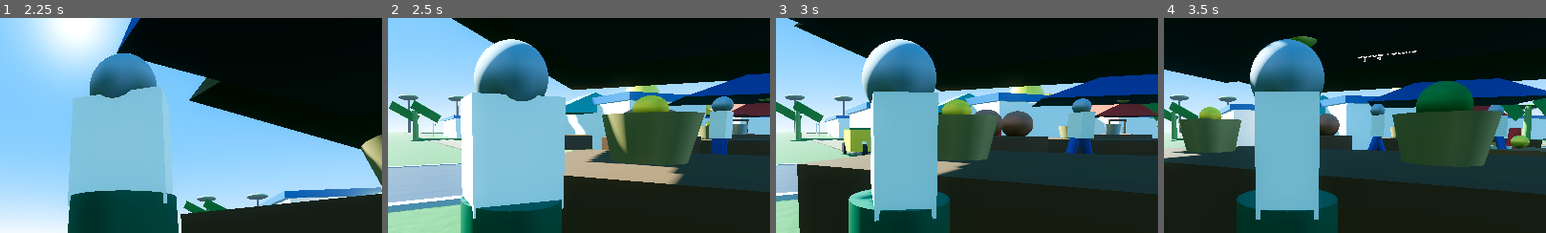
Above: before the commit, frames 1-4 (left to right).
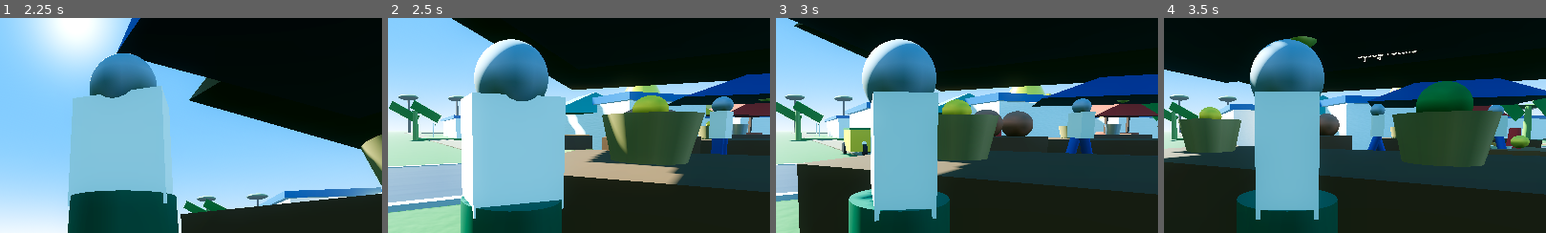
Above: after the commit, the same moments.

Repository: sudohlaingwin/gta-open-world
Game: Godot game, scene res://scenes/main_menu.tscn
The game is run twice, just before and just after one commit, with the same random seed, the same clock (stepped at 60 frames per second) and the same inputs.
Inputs (mouse positions are % of the whole screen's width and height, from its top left):
- Up to frame 1 (2.25 s): click "🎮 အသစ်စတင်မည် (New Game)" at 0.5 s; drag from (12, 82) to (60, 28) at 1.27 s; drag from (30, 55) to (45, 70) at 2.02 s
- Up to frame 2 (2.5 s): no input
- Up to frame 3 (3 s): move the mouse to (60, 28) at 2.77 s; hold Right (ui_right) from 2.78 s (still down); hold Ctrl from 2.78 s (still down)
- Up to frame 4 (3.5 s): keep holding Right (ui_right); keep holding Ctrl
The pictures show only the part of the screen within x 34-84%, y 17-67%; the shares and areas given below are measured in that part.

Frame 1 is identical in both runs. In frame 2, 0.1% of the frame differs, in the area x 90-98%, y 46-55%; in frame 3, 0.3%, in the area x 83-95%, y 46-55%; in frame 4, nothing differs.

Commit message:
feat(slice-160): royal war elephant (6.8m) & village communal well (5.7m) scaling overhaul

Diff:
--- a/scenes/myanmar_elephant.tscn
+++ b/scenes/myanmar_elephant.tscn
@@ -3,33 +3,33 @@
 [ext_resource type="Script" path="res://scripts/elephant_controller.gd" id="1_elephant"]
 
 [sub_resource type="BoxShape3D" id="BoxShape3D_elephant"]
-size = Vector3(2.8, 4.2, 5.2)
+size = Vector3(3.6, 5.4, 6.8)
 
 [sub_resource type="BoxMesh" id="BoxMesh_body"]
-size = Vector3(2.6, 2.8, 4.2)
+size = Vector3(3.4, 3.6, 5.5)
 
 [sub_resource type="StandardMaterial3D" id="StandardMaterial3D_elephant_skin"]
 albedo_color = Color(0.38, 0.38, 0.40, 1)
 roughness = 0.9
 
 [sub_resource type="BoxMesh" id="BoxMesh_head"]
-size = Vector3(1.8, 1.8, 1.8)
+size = Vector3(2.4, 2.4, 2.4)
 
 [sub_resource type="CylinderMesh" id="CylinderMesh_trunk"]
-top_radius = 0.26
-bottom_radius = 0.14
-height = 2.4
+top_radius = 0.35
+bottom_radius = 0.18
+height = 3.2
 
 [sub_resource type="CylinderMesh" id="CylinderMesh_tusk"]
-top_radius = 0.11
-bottom_radius = 0.03
-height = 1.6
+top_radius = 0.15
+bottom_radius = 0.04
+height = 2.2
 
 [sub_resource type="StandardMaterial3D" id="StandardMaterial3D_ivory"]
 albedo_color = Color(0.95, 0.94, 0.88, 1)
 
 [sub_resource type="BoxMesh" id="BoxMesh_howdah"]
-size = Vector3(2.2, 1.1, 2.2)
+size = Vector3(2.8, 1.45, 2.8)
 
 [sub_resource type="StandardMaterial3D" id="StandardMaterial3D_gold_howdah"]
 albedo_color = Color(0.9, 0.72, 0.15, 1)
@@ -37,55 +37,55 @@
 roughness = 0.3
 
 [sub_resource type="BoxShape3D" id="BoxShape3D_interact"]
-size = Vector3(5.2, 4.5, 6.2)
+size = Vector3(6.8, 5.8, 8.0)
 
 [node name="MyanmarElephant" type="CharacterBody3D"]
 script = ExtResource("1_elephant")
 
 [node name="CollisionShape3D" type="CollisionShape3D" parent="."]
-transform = Transform3D(1, 0, 0, 0, 1, 0, 0, 0, 1, 0, 2.1, 0)
+transform = Transform3D(1, 0, 0, 0, 1, 0, 0, 0, 1, 0, 2.7, 0)
 shape = SubResource("BoxShape3D_elephant")
 
 [node name="VisualMesh" type="Node3D" parent="."]
 
 [node name="Body" type="MeshInstance3D" parent="VisualMesh"]
-transform = Transform3D(1, 0, 0, 0, 1, 0, 0, 0, 1, 0, 2.1, 0)
+transform = Transform3D(1, 0, 0, 0, 1, 0, 0, 0, 1, 0, 2.7, 0)
 mesh = SubResource("BoxMesh_body")
 surface_material_override/0 = SubResource("StandardMaterial3D_elephant_skin")
 
 [node name="Head" type="MeshInstance3D" parent="VisualMesh"]
-transform = Transform3D(1, 0, 0, 0, 1, 0, 0, 0, 1, 0, 2.9, -2.4)
+transform = Transform3D(1, 0, 0, 0, 1, 0, 0, 0, 1, 0, 3.8, -3.1)
 mesh = SubResource("BoxMesh_head")
 surface_material_override/0 = SubResource("StandardMaterial3D_elephant_skin")
 
 [node name="Trunk" type="Node3D" parent="VisualMesh"]
-transform = Transform3D(1, 0, 0, 0, 1, 0, 0, 0, 1, 0, 2.4, -3.2)
+transform = Transform3D(1, 0, 0, 0, 1, 0, 0, 0, 1, 0, 3.1, -4.1)
 
 [node name="MeshInstance3D" type="MeshInstance3D" parent="VisualMesh/Trunk"]
-transform = Transform3D(1, 0, 0, 0, 0.866025, 0.5, 0, -0.5, 0.866025, 0, -1.0, -0.3)
+transform = Transform3D(1, 0, 0, 0, 0.866025, 0.5, 0, -0.5, 0.866025, 0, -1.3, -0.4)
 mesh = SubResource("CylinderMesh_trunk")
 surface_material_override/0 = SubResource("StandardMaterial3D_elephant_skin")
 
 [node name="TuskL" type="MeshInstance3D" parent="VisualMesh"]
-transform = Transform3D(1, 0, 0, 0, 0.5, 0.866025, 0, -0.866025, 0.5, -0.6, 2.1, -2.9)
+transform = Transform3D(1, 0, 0, 0, 0.5, 0.866025, 0, -0.866025, 0.5, -0.8, 2.7, -3.8)
 mesh = SubResource("CylinderMesh_tusk")
 surface_material_override/0 = SubResource("StandardMaterial3D_ivory")
 
 [node name="TuskR" type="MeshInstance3D" parent="VisualMesh"]
-transform = Transform3D(1, 0, 0, 0, 0.5, 0.866025, 0, -0.866025, 0.5, 0.6, 2.1, -2.9)
+transform = Transform3D(1, 0, 0, 0, 0.5, 0.866025, 0, -0.866025, 0.5, 0.8, 2.7, -3.8)
 mesh = SubResource("CylinderMesh_tusk")
 surface_material_override/0 = SubResource("StandardMaterial3D_ivory")
 
 [node name="Howdah" type="MeshInstance3D" parent="VisualMesh"]
-transform = Transform3D(1, 0, 0, 0, 1, 0, 0, 0, 1, 0, 3.8, 0)
+transform = Transform3D(1, 0, 0, 0, 1, 0, 0, 0, 1, 0, 4.9, 0)
 mesh = SubResource("BoxMesh_howdah")
 surface_material_override/0 = SubResource("StandardMaterial3D_gold_howdah")
 
 [node name="HowdahSeat" type="Marker3D" parent="."]
-transform = Transform3D(1, 0, 0, 0, 1, 0, 0, 0, 1, 0, 4.1, 0)
+transform = Transform3D(1, 0, 0, 0, 1, 0, 0, 0, 1, 0, 5.3, 0)
 
 [node name="InteractionArea" type="Area3D" parent="."]
 
 [node name="CollisionShape3D" type="CollisionShape3D" parent="InteractionArea"]
-transform = Transform3D(1, 0, 0, 0, 1, 0, 0, 0, 1, 0, 2.1, 0)
+transform = Transform3D(1, 0, 0, 0, 1, 0, 0, 0, 1, 0, 2.7, 0)
 shape = SubResource("BoxShape3D_interact")
--- a/scenes/village_well.tscn
+++ b/scenes/village_well.tscn
@@ -1,65 +1,66 @@
 [gd_scene load_steps=9 format=3]
 
 [sub_resource type="CylinderShape3D" id="CylinderShape3D_well"]
-height = 3.8
-radius = 2.0
+height = 5.2
+radius = 2.8
 
 [sub_resource type="CylinderMesh" id="CylinderMesh_wall"]
-top_radius = 1.9
-bottom_radius = 2.0
-height = 1.2
+top_radius = 2.7
+bottom_radius = 2.85
+height = 1.45
 
 [sub_resource type="StandardMaterial3D" id="StandardMaterial3D_brick"]
 albedo_color = Color(0.65, 0.28, 0.18, 1)
 roughness = 0.9
 
 [sub_resource type="CylinderMesh" id="CylinderMesh_water"]
-top_radius = 1.6
-bottom_radius = 1.6
-height = 0.15
+top_radius = 2.35
+bottom_radius = 2.35
+height = 0.2
 
 [sub_resource type="StandardMaterial3D" id="StandardMaterial3D_water"]
 albedo_color = Color(0.1, 0.4, 0.65, 0.85)
 roughness = 0.1
 
 [sub_resource type="BoxMesh" id="BoxMesh_post"]
-size = Vector3(0.22, 3.4, 0.22)
+size = Vector3(0.32, 4.8, 0.32)
 
 [sub_resource type="StandardMaterial3D" id="StandardMaterial3D_post_wood"]
 albedo_color = Color(0.35, 0.22, 0.12, 1)
+roughness = 0.85
 
 [sub_resource type="BoxMesh" id="BoxMesh_cross"]
-size = Vector3(3.8, 0.22, 0.22)
+size = Vector3(5.6, 0.32, 0.32)
 
 [node name="VillageWell" type="StaticBody3D"]
 
 [node name="CollisionShape3D" type="CollisionShape3D" parent="."]
-transform = Transform3D(1, 0, 0, 0, 1, 0, 0, 0, 1, 0, 1.9, 0)
+transform = Transform3D(1, 0, 0, 0, 1, 0, 0, 0, 1, 0, 2.6, 0)
 shape = SubResource("CylinderShape3D_well")
 
 [node name="VisualMesh" type="Node3D" parent="."]
 
 [node name="Wall" type="MeshInstance3D" parent="VisualMesh"]
-transform = Transform3D(1, 0, 0, 0, 1, 0, 0, 0, 1, 0, 0.6, 0)
+transform = Transform3D(1, 0, 0, 0, 1, 0, 0, 0, 1, 0, 0.72, 0)
 mesh = SubResource("CylinderMesh_wall")
 surface_material_override/0 = SubResource("StandardMaterial3D_brick")
 
 [node name="Water" type="MeshInstance3D" parent="VisualMesh"]
-transform = Transform3D(1, 0, 0, 0, 1, 0, 0, 0, 1, 0, 0.55, 0)
+transform = Transform3D(1, 0, 0, 0, 1, 0, 0, 0, 1, 0, 0.68, 0)
 mesh = SubResource("CylinderMesh_water")
 surface_material_override/0 = SubResource("StandardMaterial3D_water")
 
 [node name="PostL" type="MeshInstance3D" parent="VisualMesh"]
-transform = Transform3D(1, 0, 0, 0, 1, 0, 0, 0, 1, -1.8, 1.7, 0)
+transform = Transform3D(1, 0, 0, 0, 1, 0, 0, 0, 1, -2.55, 2.4, 0)
 mesh = SubResource("BoxMesh_post")
 surface_material_override/0 = SubResource("StandardMaterial3D_post_wood")
 
 [node name="PostR" type="MeshInstance3D" parent="VisualMesh"]
-transform = Transform3D(1, 0, 0, 0, 1, 0, 0, 0, 1, 1.8, 1.7, 0)
+transform = Transform3D(1, 0, 0, 0, 1, 0, 0, 0, 1, 2.55, 2.4, 0)
 mesh = SubResource("BoxMesh_post")
 surface_material_override/0 = SubResource("StandardMaterial3D_post_wood")
 
 [node name="CrossBeam" type="MeshInstance3D" parent="VisualMesh"]
-transform = Transform3D(1, 0, 0, 0, 1, 0, 0, 0, 1, 0, 3.3, 0)
+transform = Transform3D(1, 0, 0, 0, 1, 0, 0, 0, 1, 0, 4.65, 0)
 mesh = SubResource("BoxMesh_cross")
 surface_material_override/0 = SubResource("StandardMaterial3D_post_wood")
Not shown, changed: COLLAB.md
